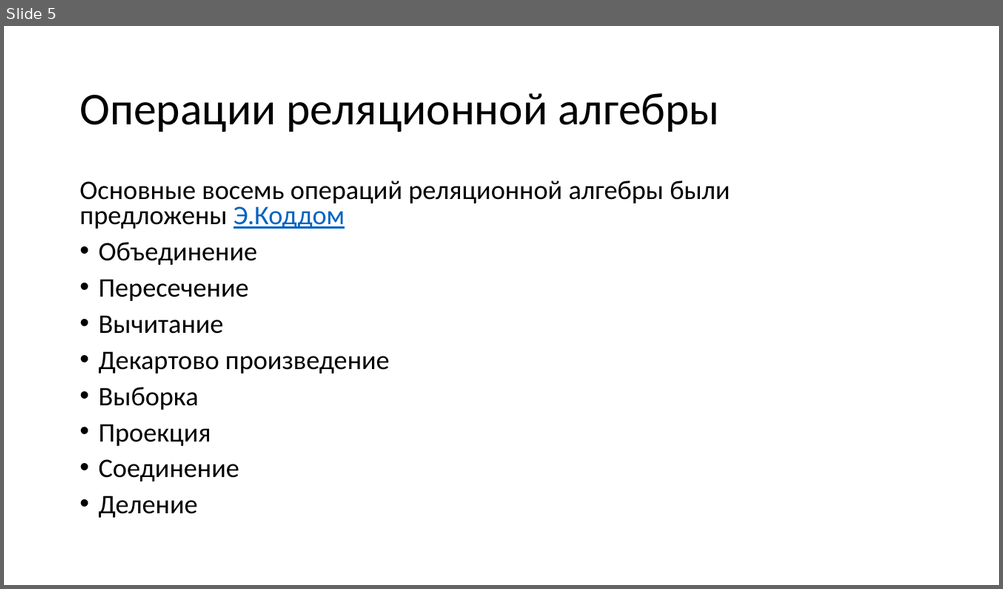
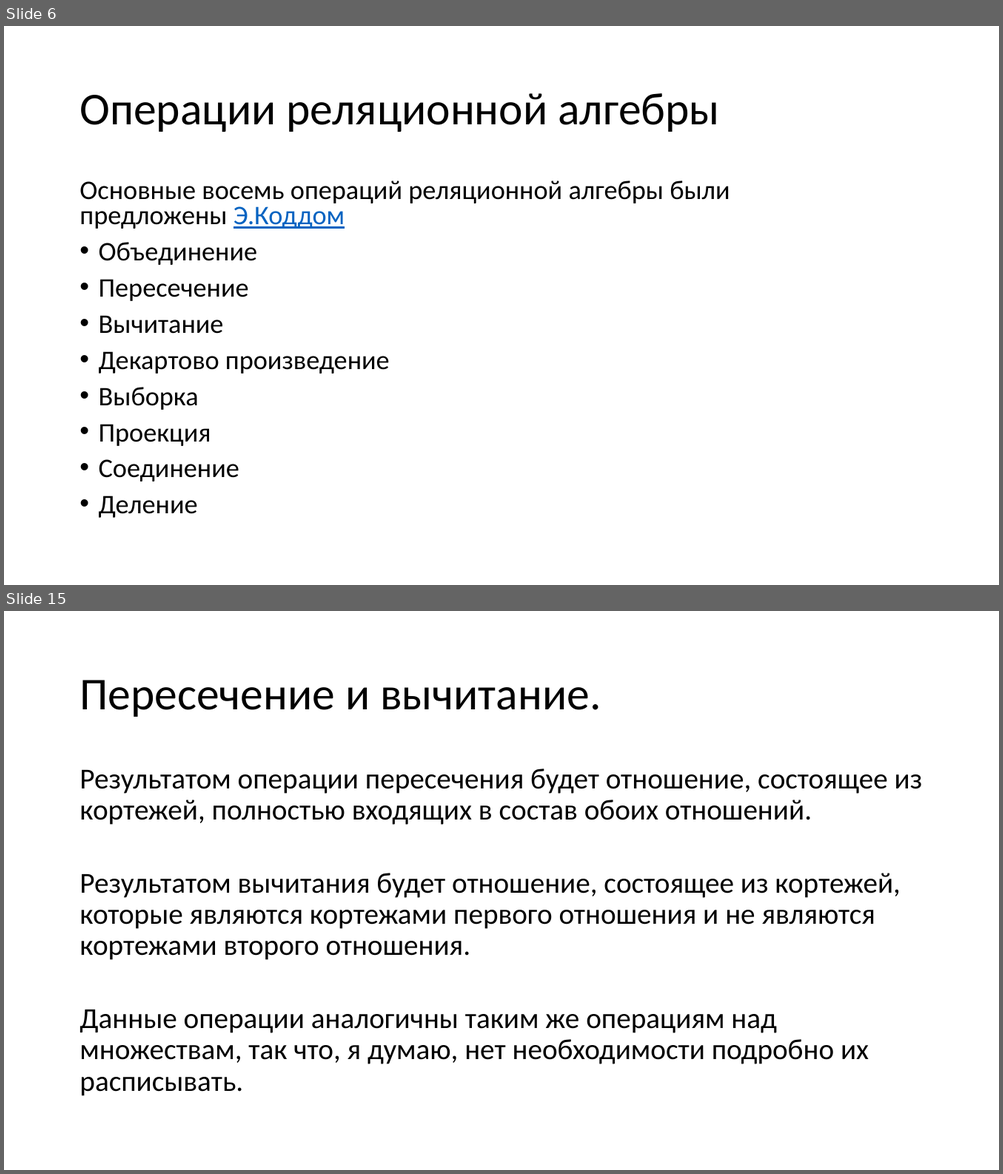
Before and after one commit to avdosev/DataBasePresentations, a slide deck: Реляционная Алгебра/Презентация.pptx. Shown one above the other, each under a label of ours: slide 5 before the commit, slides 6 and 15 after it; the slides between them are not shown. The pictures are 1003x589 and 1003x1174 pixels, drawn with LibreOffice and Linux fonts; fonts in the diff are those of the drawing. Boxes give left, top, right and bottom in pixels: in the first picture for what was removed or moved away, otherwise in the second. Text is boxed around its words. In the diff, an @@ line names an element or a change of style, - is before the commit and + after.

```diff
--- a/Реляционная Алгебра/Презентация.pptx
+++ b/Реляционная Алгебра/Презентация.pptx
@@ slide 15 added at bbox=[4, 611, 999, 1170], background #FFFFFF @@
@@ title added at bbox=[79, 680, 600, 717], 44 pt, text #000000 @@
+Пересечение и вычитание.
@@ text added at bbox=[79, 769, 922, 1096], 28 pt, text #000000 @@
+Результатом операции пересечения будет отношение, состоящее из кортежей, полностью входящих в состав обоих отношений.
+Результатом вычитания будет отношение, состоящее из кортежей, которые являются кортежами первого отношения и не являются кортежами второго отношения.
+Данные операции аналогичны таким же операциям над множествам, так что, я думаю, нет необходимости подробно их расписывать.
@@ what was slide 5 is now slide 6 @@
```
Also in this commit, not shown: 2 slides changed, 10 other slides added, 5 slides removed.
